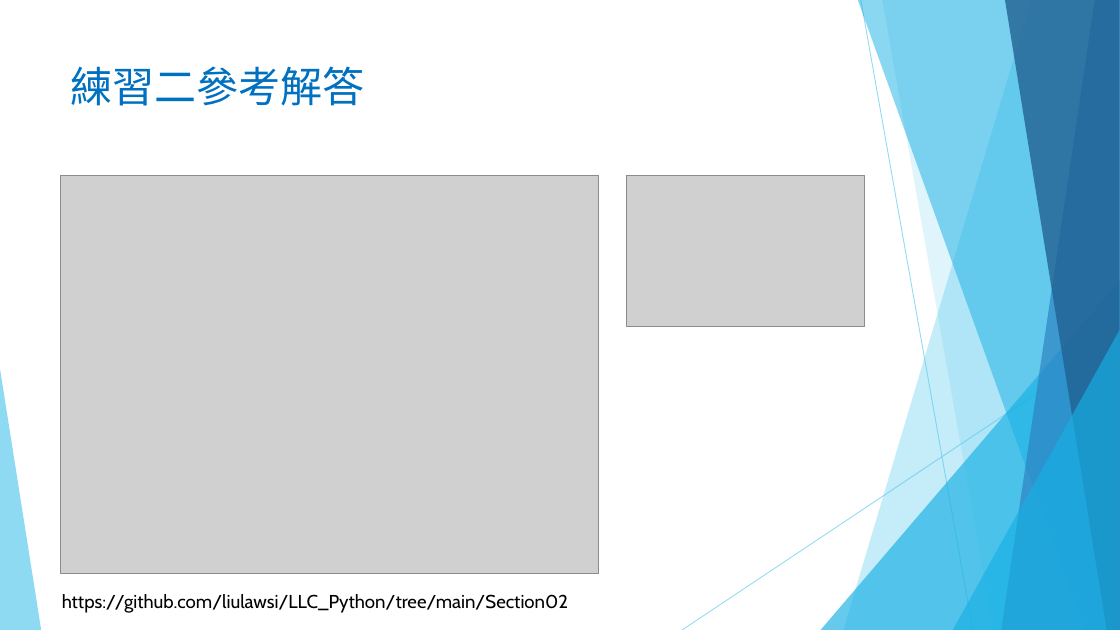
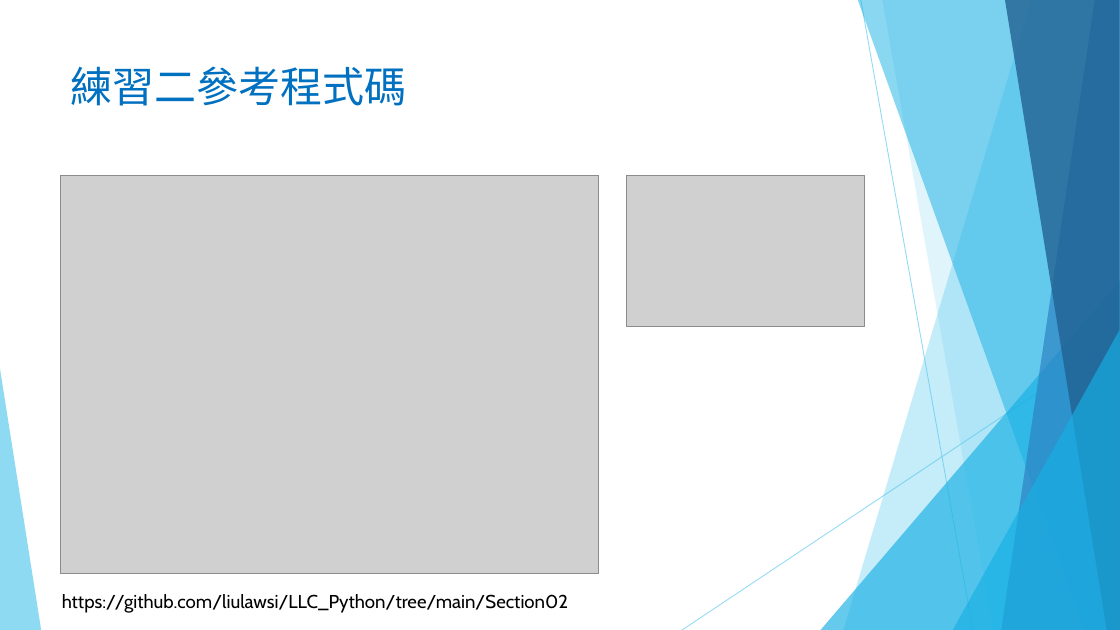
Before and after one commit to liulawsi/My_PPTs, a slide deck: slide 10 of LCC/Python/02_程式語言基本法.pptx (slide 9 before the commit). Drawn at 1120x630 pixels with LibreOffice and Linux fonts; fonts in the diff are those of the drawing; grey boxes stand for pictures; background and template pictures are left out. Boxes give left, top, right and bottom in pixels: in the first picture for what was removed or moved away, otherwise in the second. Text is boxed around its words. In the diff, an @@ line names an element or a change of style, - is before the commit and + after.

```diff
--- a/LCC/Python/02_程式語言基本法.pptx
+++ b/LCC/Python/02_程式語言基本法.pptx
@@ title at box(71, 66, 407, 106): text changed @@
-練習二參考解答
+練習二參考程式碼
```
Also in this commit, not shown: 1 other slide changed, 3 slides added, 7 other files.
